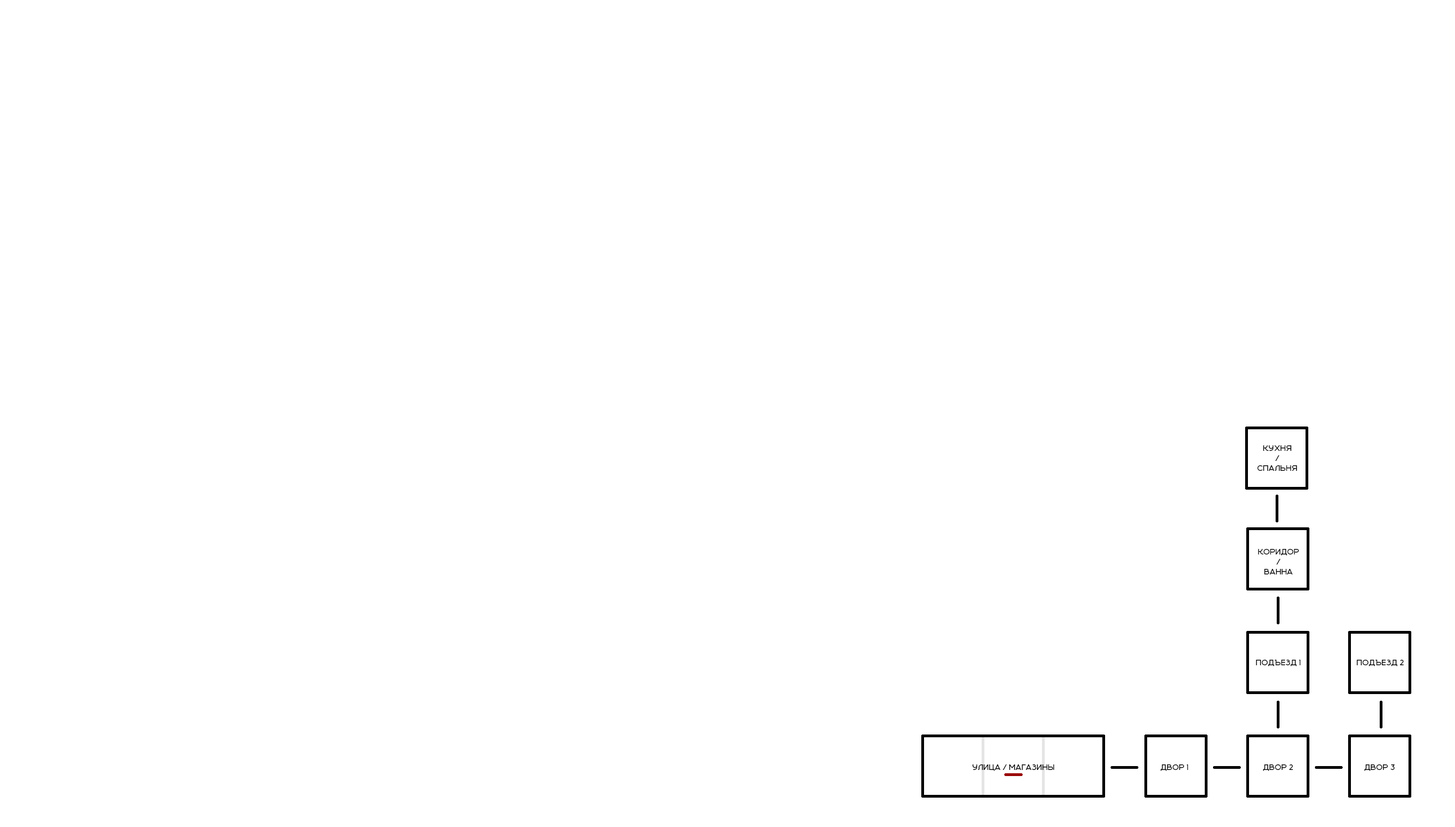
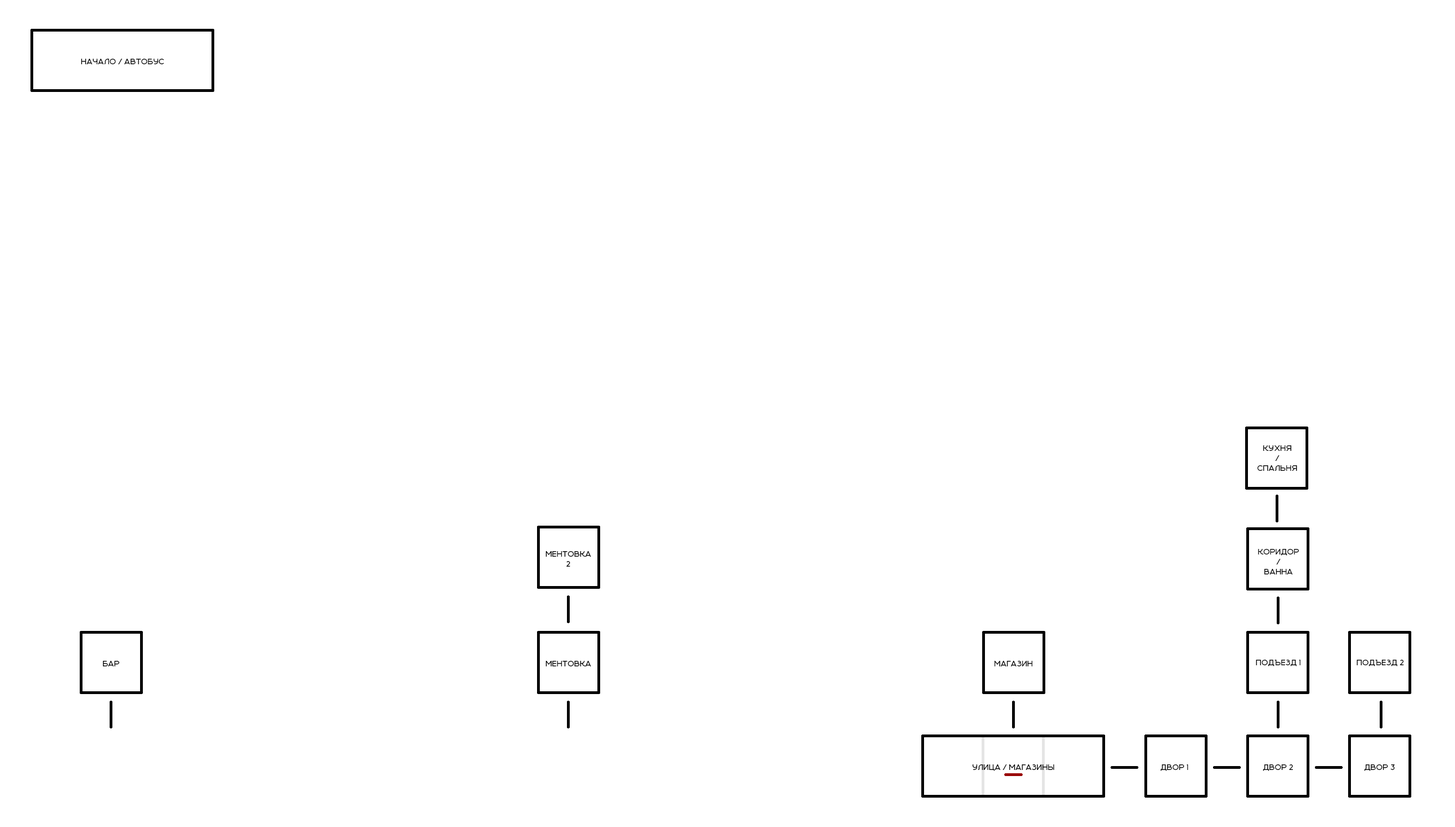
Revision of a layered 1455x827 image; what changed, layer by layer:
added layer "СПАЛЬНЯ копия 4" in group "лок. КВАРТИРА/УЛИЦА 1" over [30,28,215,92]
added layer "НАЧАЛО / АВТОБУС" in group "лок. КВАРТИРА/УЛИЦА 1" over [80,58,165,65]
added layer "БАР" in group "лок. КВАРТИРА/УЛИЦА 1" over [102,660,120,667]
added layer "Слой 1 копия 9" in group "лок. КВАРТИРА/УЛИЦА 1" over [79,630,143,694]
added layer "Слой 2 копия 9" in group "лок. КВАРТИРА/УЛИЦА 1" over [109,700,113,729]
added layer "МЕНТОВКА 2" in group "лок. КВАРТИРА/УЛИЦА 1" over [545,551,592,567]
added layer "Слой 1 копия 11" in group "лок. КВАРТИРА/УЛИЦА 1" over [537,525,601,589]
added layer "Слой 2 копия 10" in group "лок. КВАРТИРА/УЛИЦА 1" over [567,595,570,624]
added layer "МЕНТОВКА" in group "лок. КВАРТИРА/УЛИЦА 1" over [545,660,592,667]
added layer "Слой 1 копия 7" in group "лок. КВАРТИРА/УЛИЦА 1" over [537,630,601,694]
added layer "МАГАЗИН" in group "лок. КВАРТИРА/УЛИЦА 1" over [994,660,1033,667]
added layer "Слой 1 копия 6" in group "лок. КВАРТИРА/УЛИЦА 1" over [982,630,1046,694]
added layer "Слой 2 копия 6" in group "лок. КВАРТИРА/УЛИЦА 1" over [567,700,570,729]
added layer "Слой 2 копия 5" in group "лок. КВАРТИРА/УЛИЦА 1" over [1012,700,1016,729]
